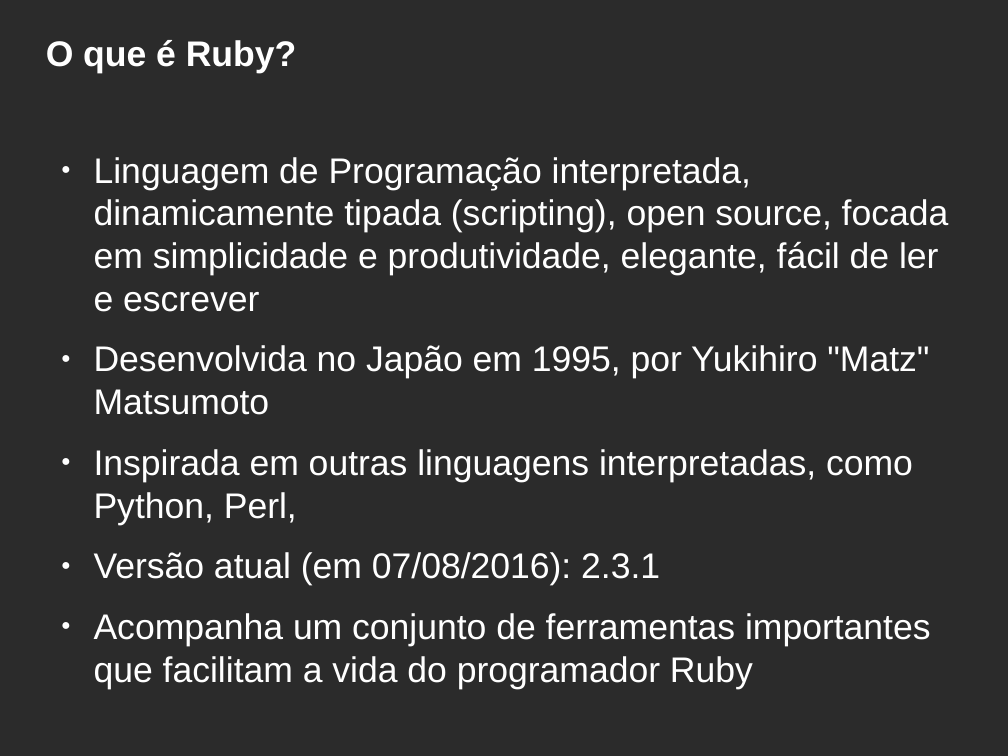
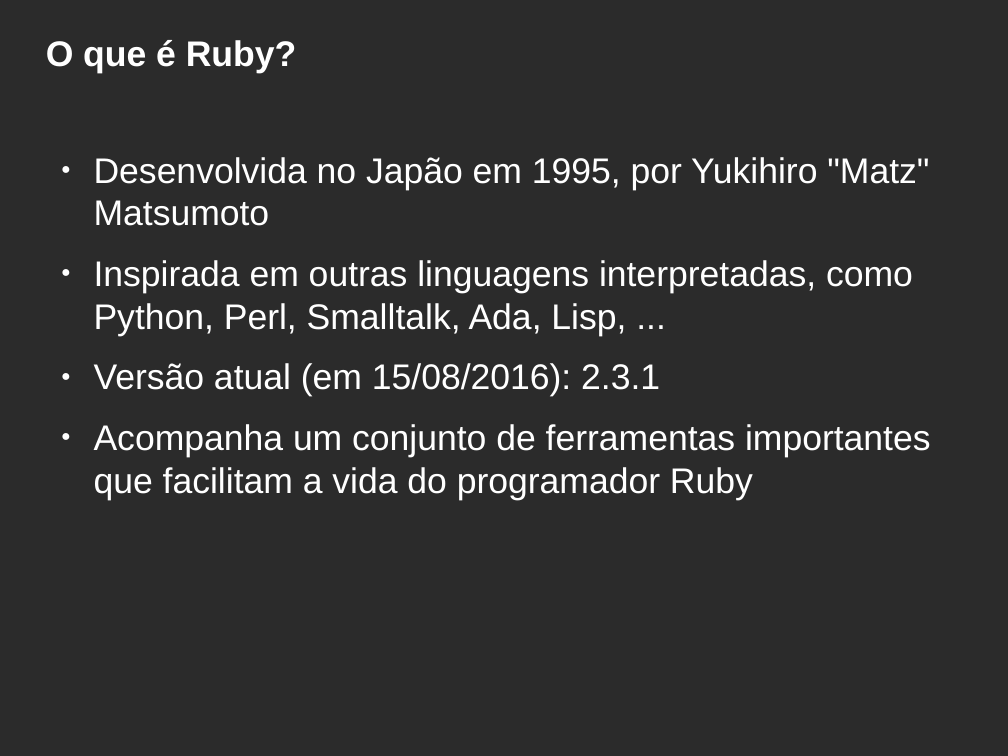
Before and after one commit to hbobenicio/ruby-examples, a slide deck: slide 4 of apresentacao-ruby.odp (slide 3 before the commit). Drawn at 1008x756 pixels with LibreOffice and Linux fonts; fonts in the diff are those of the drawing; background and template pictures are left out; a plain dark background stands for a picture behind light text. Boxes give left, top, right and bottom in pixels: in the first picture for what was removed or moved away, otherwise in the second. Text is boxed around its words. In the diff, an @@ line names an element or a change of style, - is before the commit and + after.

```diff
--- a/apresentacao-ruby.odp
+++ b/apresentacao-ruby.odp
@@ text at box(94, 157, 949, 312): paragraph removed @@
-● Linguagem de Programação interpretada, dinamicamente tipada (scripting), open source, focada em simplicidade e produtividade, elegante, fácil de ler e escrever
@@ text at box(94, 260, 913, 397): text changed @@
-● Inspirada em outras linguagens interpretadas, como Python, Perl,
-● Versão atual (em 07/08/2016): 2.3.1
+● Inspirada em outras linguagens interpretadas, como Python, Perl, Smalltalk, Ada, Lisp, ...
+● Versão atual (em 15/08/2016): 2.3.1
```
Also in this commit, not shown: 3 other slides changed, 6 slides added, 1 slide removed, 2 other files.
